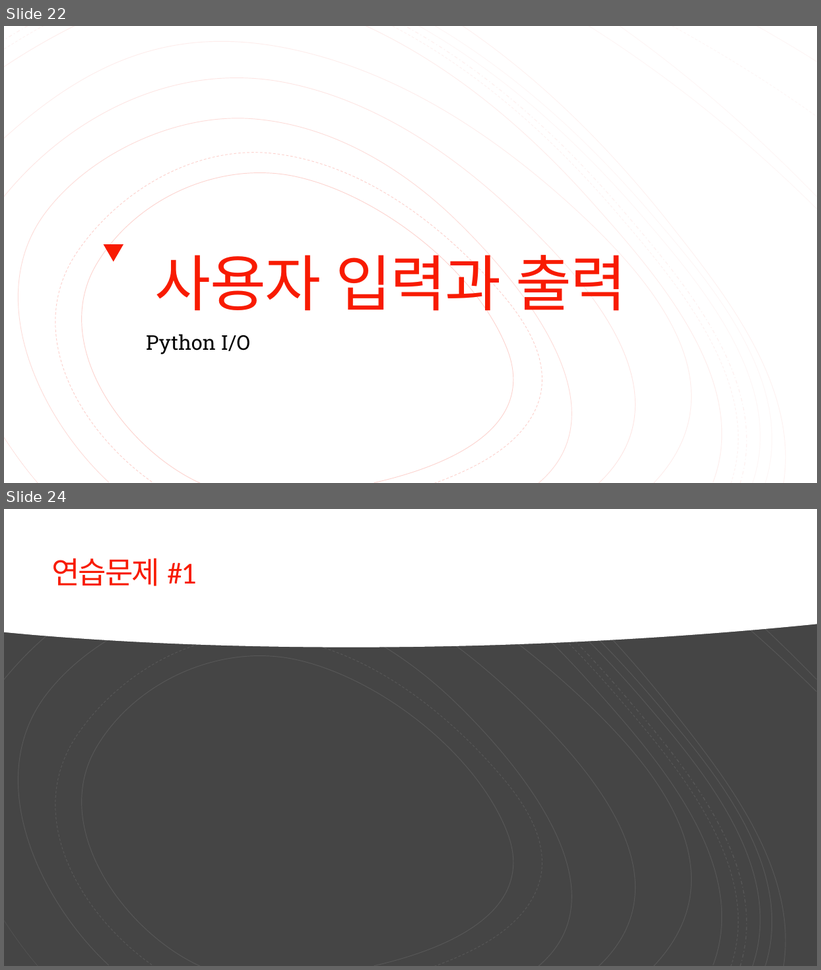
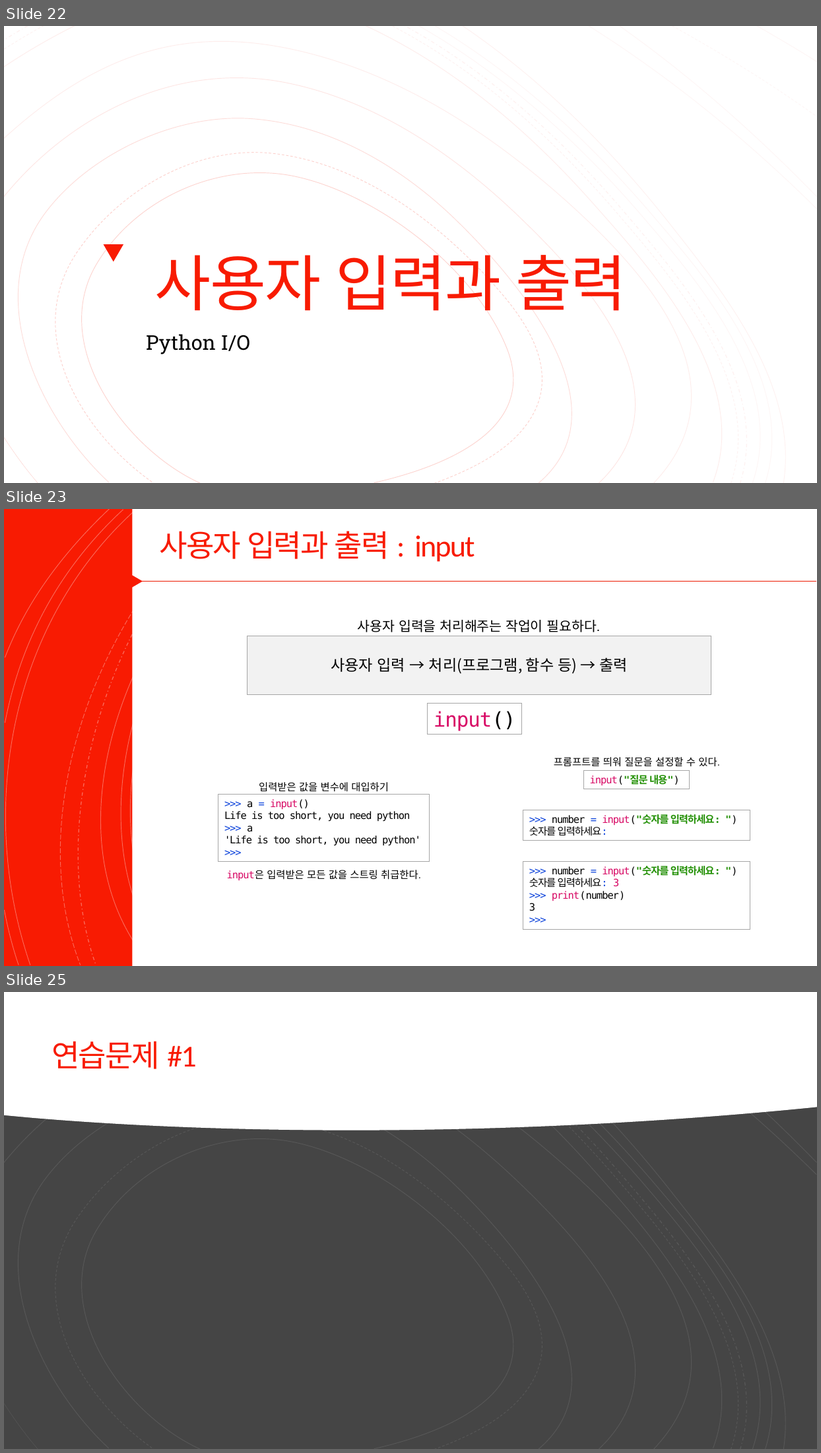
Before and after one commit to Valentine117/python_basic_class, a slide deck: 04장 프로그램의 입력과 출력은 어떻게 해야 할까.pptx. Shown one above the other, each under a label of ours: slides 22 and 24 before the commit, slides 22, 23 and 25 after it; the slides between them are not shown. The pictures are 821x970 and 821x1453 pixels, drawn with LibreOffice and Linux fonts; fonts in the diff are those of the drawing. Boxes give left, top, right and bottom in pixels: in the first picture for what was removed or moved away, otherwise in the second. Text is boxed around its words. In the diff, an @@ line names an element or a change of style, - is before the commit and + after.

```diff
--- a/04장 프로그램의 입력과 출력은 어떻게 해야 할까.pptx
+++ b/04장 프로그램의 입력과 출력은 어떻게 해야 할까.pptx
@@ slide 23 added at <box>4,509,817,966</box>, background #FFFFFF @@
@@ rectangle added at <box>4,509,817,966</box>, fill #F81B02 @@
@@ group added at <box>4,509,816,966</box>: 16 freeform shapes @@
@@ group added at <box>4,509,816,966</box>: 16 freeform shapes @@
@@ rectangle added at <box>132,509,817,966</box>, fill #FFFFFF @@
@@ title added at <box>159,531,475,562</box>, 36 pt, text #F81B02 @@
+사용자 입력과 출력 : input
@@ triangle added at <box>125,571,143,591</box>, fill #F81B02 @@
@@ line added from (143, 581) to (817, 581), #ED1A02 0.75 pt @@
@@ text added at <box>358,620,600,632</box>, 16 pt, text #000000 @@
+사용자 입력을 처리해주는 작업이 필요하다.
@@ rectangle added at <box>247,636,711,695</box>, fill #F2F2F2, outline #A6A6A6 0.75 pt, 18 pt, text #000000 @@
+사용자 입력 → 처리(프로그램, 함수 등) → 출력
@@ rectangle added at <box>428,704,523,734</box>, outline #A6A6A6 0.75 pt, 24 pt, text #D80A65 @@
+input()
@@ text added at <box>554,757,719,767</box>, 12 pt, text #000000 @@
+프롬프트를 띄워 질문을 설정할 수 있다.
@@ text added at <box>259,782,389,792</box>, 12 pt, text #000000 @@
+입력받은 값을 변수에 대입하기
@@ rectangle added at <box>584,770,690,789</box>, outline #A6A6A6 0.75 pt, 12 pt, text #259108 @@
+input("질문 내용")
@@ rectangle added at <box>218,795,430,862</box>, outline #A6A6A6 0.75 pt, 12 pt, text #000000 @@
+>>> a = input()
+Life is too short, you need python
+>>> a
+'Life is too short, you need python'
+>>>
@@ rectangle added at <box>523,811,750,841</box>, outline #A6A6A6 0.75 pt, 12 pt, text #000000 @@
+>>> number = input("숫자를 입력하세요: ")
+숫자를 입력하세요:
@@ rectangle added at <box>523,861,750,929</box>, outline #A6A6A6 0.75 pt, 12 pt, text #000000 @@
+>>> number = input("숫자를 입력하세요: ")
+숫자를 입력하세요: 3
+>>> print(number)
+3
+>>>
@@ text added at <box>227,870,421,881</box>, 12 pt, text #000000 @@
+input은 입력받은 모든 값을 스트링 취급한다.
@@ what was slide 24 is now slide 25 @@
```
Also in this commit, not shown: 1 slide changed, 3 other files.
